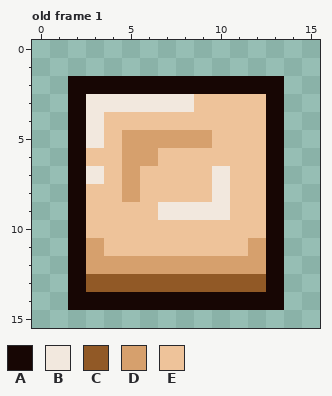
One commit to this pixel-art file: chocokurei/App/images/choco5.aseprite. This is how it looked before the edit.
16x16 pixels, 1 frame. Shown: old frame 1. The commit also changed other frames, which this record leaves out.
Palette (. is transparent): A #170604  B #f2e8de  C #915926  D #d6a06d  E #eec39a
Pixels before, old frame 1, first column x 2:
 2 AAAAAAAAAAAA
 3 ABBBBBBEEEEA
 4 ABEEEEEEEEEA
 5 ABEDDDDDEEEA
 6 AEEDDEEEEEEA
 7 ABEDEEEEBEEA
 8 AEEDEEEEBEEA
 9 AEEEEBBBBEEA
10 AEEEEEEEEEEA
11 ADEEEEEEEEDA
12 ADDDDDDDDDDA
13 ACCCCCCCCCCA
14 AAAAAAAAAAAA
After:
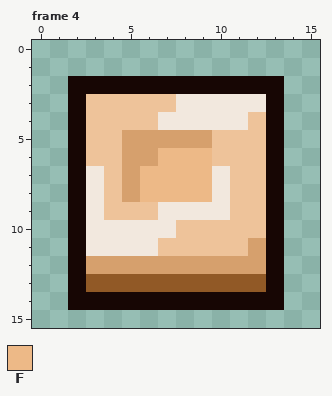
Colours new in this view: F #edb987
A new or re-ordered frame is compared with the old frame closest to it.
Edits made:
frames 1 -> 8
Frame 4 is new; against old frame 1, layer "Layer 1":
Colour D becomes colour B in row 11 at x 3.
Colour E becomes colour B in row 3 at x 9 to 12; in row 4 at x 7 to 11; in rows 8 to 9 at x 3; in row 10 at x 3 to 7; in row 11 at x 4 to 6.
Colour B becomes colour E in row 3 at x 3 to 7; in rows 4 to 5 at x 3.
Colour E becomes colour F in row 6 at x 7 to 9; in rows 7 to 8 at x 6 to 9.
